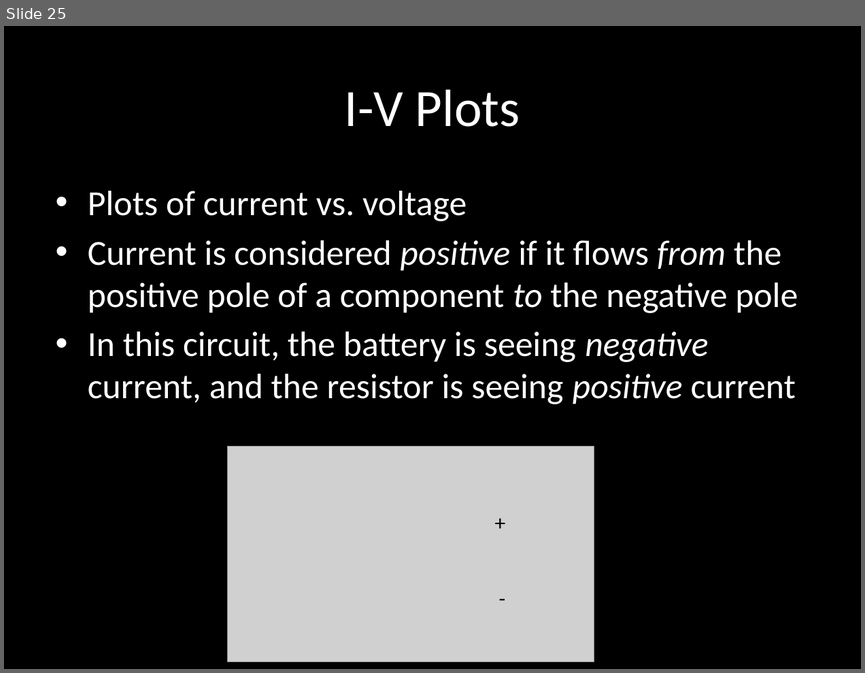
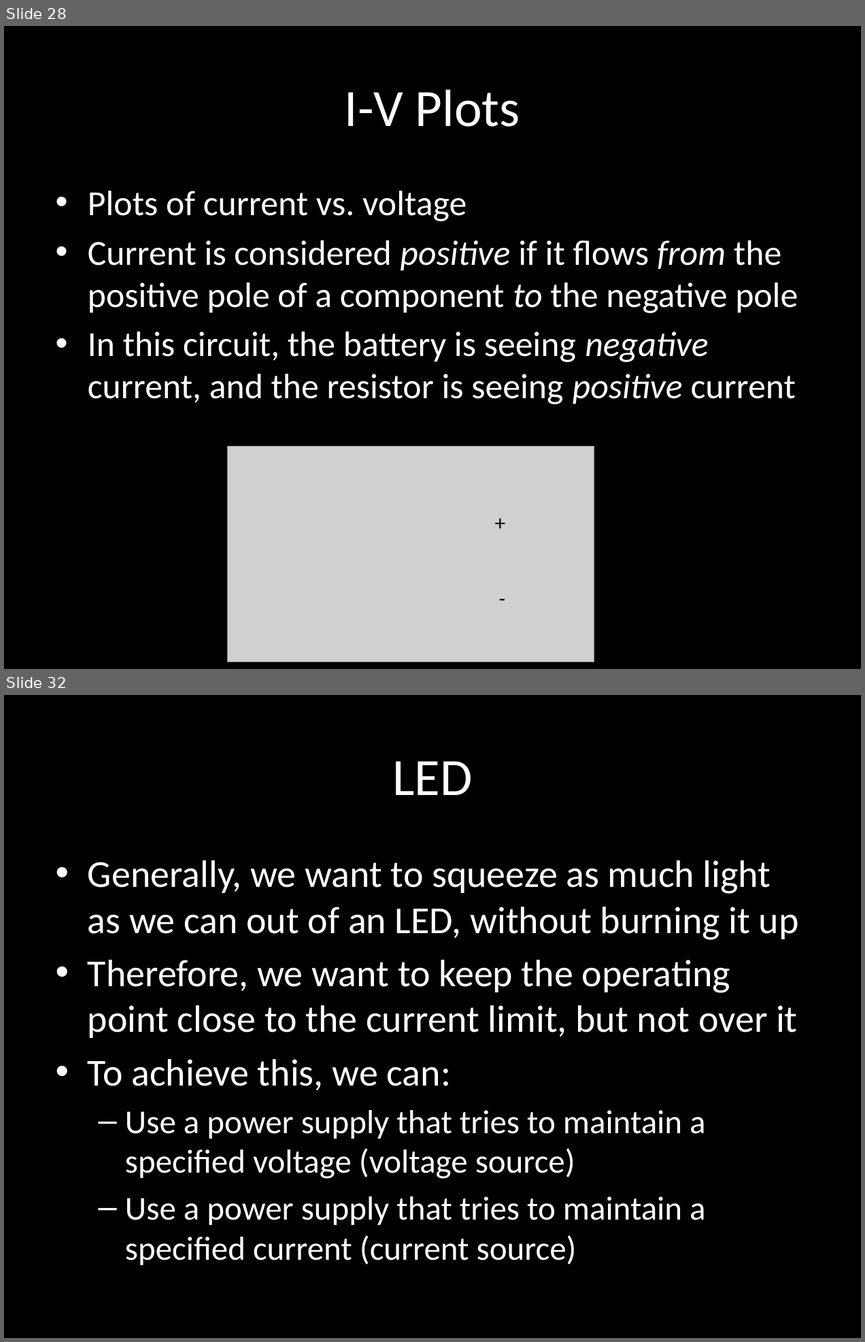
Before and after one commit to carlosgj/FRC-Training, a slide deck: Electronics 101.pptx. Shown one above the other, each under a label of ours: slide 25 before the commit, slides 28 and 32 after it; the slides between them are not shown. The pictures are 865x673 and 865x1342 pixels, drawn with LibreOffice and Linux fonts; fonts in the diff are those of the drawing; grey boxes stand for pictures; background and template pictures are left out. Boxes give left, top, right and bottom in pixels: in the first picture for what was removed or moved away, otherwise in the second. Text is boxed around its words. In the diff, an @@ line names an element or a change of style, - is before the commit and + after.

```diff
--- a/Electronics 101.pptx
+++ b/Electronics 101.pptx
@@ slide 32 added at box(4, 695, 861, 1338), background #000000 @@
@@ title added at box(392, 761, 472, 795), 44 pt, text #FFFFFF @@
+LED
@@ text added at box(88, 860, 799, 1265), 32 pt, text #FFFFFF @@
+• Generally, we want to squeeze as much light as we can out of an LED, without burning it up
+• Therefore, we want to keep the operating point close to the current limit, but not over it
+• To achieve this, we can:
+  – Use a power supply that tries to maintain a specified voltage (voltage source)
+  – Use a power supply that tries to maintain a specified current (current source)
@@ what was slide 25 is now slide 28 @@
```
Also in this commit, not shown: 6 slides changed, 6 other slides added, 1 slide removed, 1 other file.
